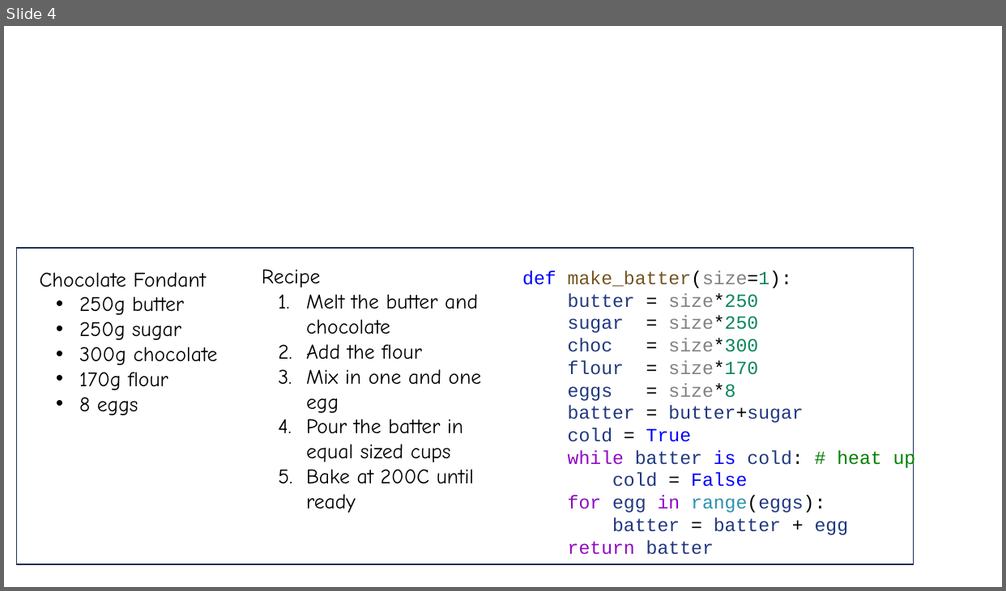
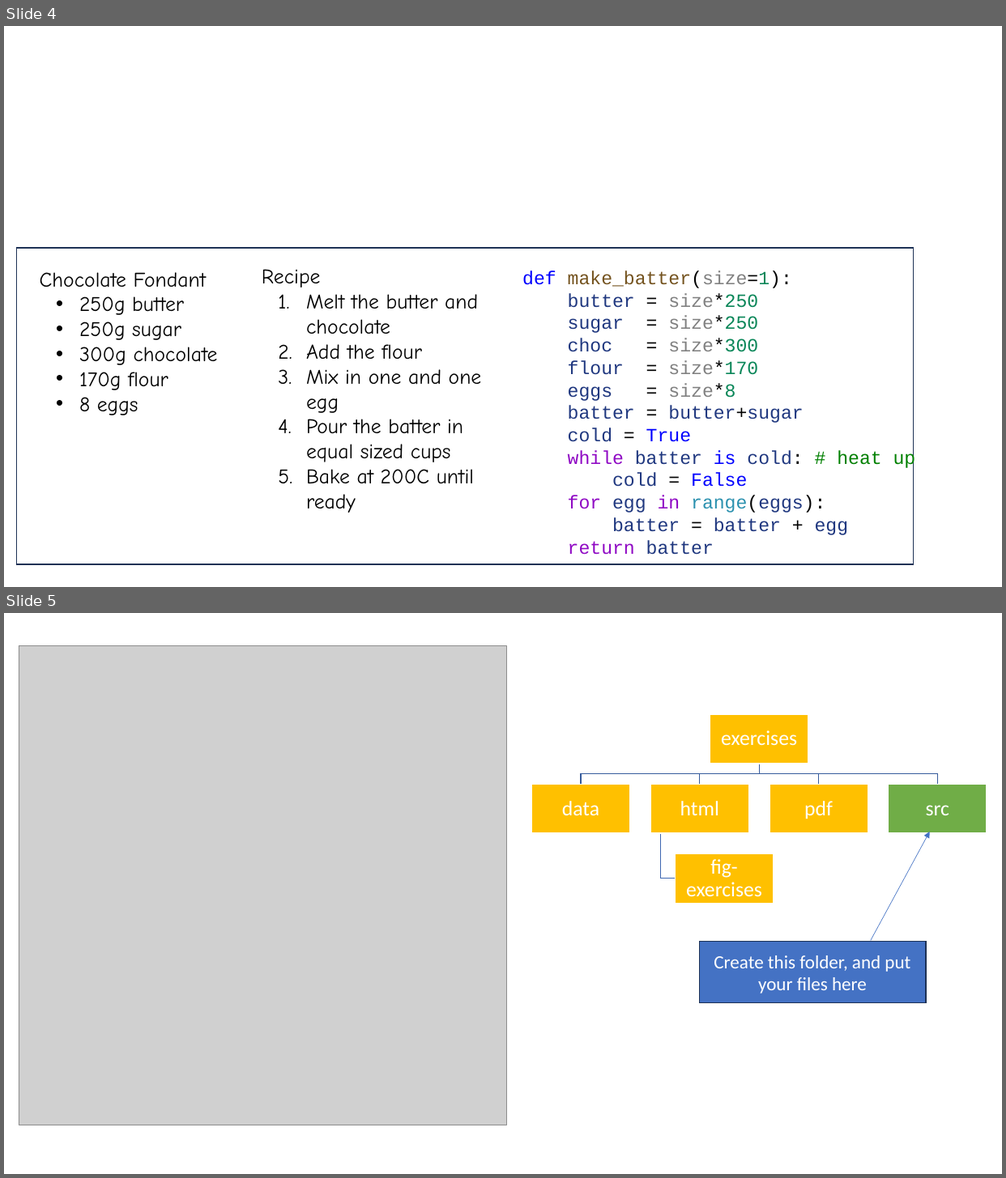
Before and after one commit to ahiorth/Pytato, a slide deck: doc/src/modules/pictures.pptx. Shown one above the other, each under a label of ours: slide 4 before the commit, slides 4 and 5 after it. The pictures are 1006x591 and 1006x1178 pixels, drawn with LibreOffice and Linux fonts; fonts in the diff are those of the drawing; grey boxes stand for pictures. Boxes give left, top, right and bottom in pixels: in the first picture for what was removed or moved away, otherwise in the second. Text is boxed around its words. In the diff, an @@ line names an element or a change of style, - is before the commit and + after.

```diff
--- a/doc/src/modules/pictures.pptx
+++ b/doc/src/modules/pictures.pptx
@@ slide 5 added at bbox=[4, 613, 1002, 1174], background #FFFFFF @@
@@ picture added at bbox=[19, 646, 506, 1127] @@
@@ group added at bbox=[532, 715, 987, 904]: 6 rectangles, 6 texts, 5 freeform shapes @@
+exercises
+data
+html
+fig-exercises
+pdf
+src
@@ arrow added from (871, 941) to (930, 832), #4472C4 0.5 pt @@
@@ rectangle added at bbox=[700, 942, 927, 1003], fill #4472C4, outline #1E3256 1 pt, 18 pt, text #FFFFFF @@
+Create this folder, and put your files here
```
Also in this commit, not shown: 25 other files.
